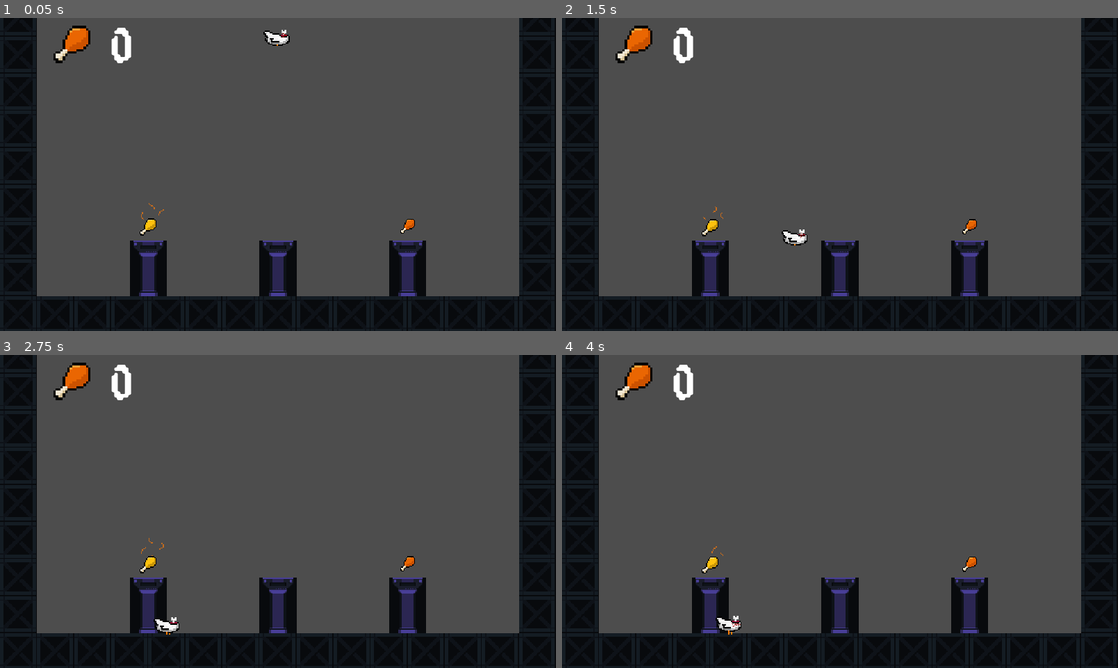
Above: before the commit, frames 1-4 (two rows, left to right).
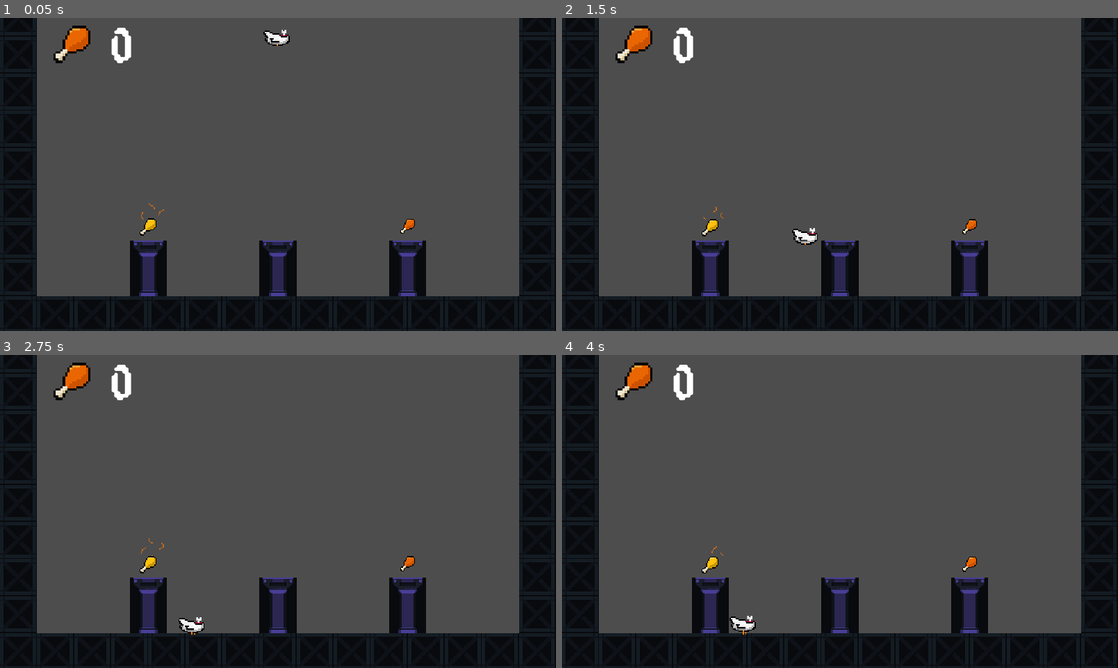
Above: after the commit, the same moments.

Repository: teo-clerk/CHICKHEAD
Game: Godot game, scene res://Scenes/mapa_prueba.tscn
The game is run twice, just before and just after one commit, with the same random seed, the same clock (stepped at 60 frames per second) and the same inputs.
Inputs (mouse positions are in pixels of both pictures, inside the frame that each line leads up to):
- Up to frame 1 (0.05 s): no input
- Up to frame 2 (1.5 s): move the mouse to (962, 158) at 0.52 s; press the mouse at (962, 158) at 0.53 s; move the mouse to (728, 190) at 1.27 s; release the mouse at (728, 190) at 1.28 s; click (728, 190) at 1.35 s
- Up to frame 3 (2.75 s): move the mouse to (333, 442) at 2.02 s; press the mouse at (333, 442) at 2.03 s
- Up to frame 4 (4 s): move the mouse to (812, 574) at 2.77 s; release the mouse at (812, 574) at 2.78 s; click (812, 574) at 2.85 s; move the mouse to (1006, 558) at 3.52 s; press the mouse at (1006, 558) at 3.53 s

The runs differ from the first frame. In frame 1, less than 0.1% of the frame differs, in the area x 50-52%, y 4-7%; in frame 2, 0.3%; in frame 3, 0.3%, in the area x 27-37%, y 83-90%; in frame 4, 0.2%.

Commit message:
mas friccion y menos sangre

Diff:
--- a/Scenes/jugador.tscn
+++ b/Scenes/jugador.tscn
@@ -337,8 +337,7 @@
 emission_shape_scale = Vector3(8, 5, 1)
 emission_shape = 1
 emission_sphere_radius = 1.0
-spread = 18.708
-initial_velocity_max = 123.6
+spread = 0.0
 angular_velocity_min = -720.0
 angular_velocity_max = -720.0
 gravity = Vector3(0, 98, 0)
@@ -370,7 +369,7 @@
 [node name="GPUParticles2D" type="GPUParticles2D" parent="."]
 modulate = Color(0.611765, 0, 0, 1)
 position = Vector2(10, 4)
-amount = 9000
+amount = 130
 process_material = SubResource("ParticleProcessMaterial_qx7wi")
 lifetime = 3.0
 collision_base_size = 35.91
--- a/Scripts/Jugador.gd
+++ b/Scripts/Jugador.gd
@@ -38,7 +38,7 @@
 		velocity = vpos
 		print(vpos)
 	if is_on_floor():
-		velocity.x = move_toward(velocity.x, 0, 25)
+		velocity.x = move_toward(velocity.x, 0, 40)
 
 	# Get the input direction and handle the movement/deceleration.
 	# As good practice, you should replace UI actions with custom gameplay actions.
Binary file removed: Resources/blood-drop-png-7.png
Not shown, removed: Resources/blood-drop-png-7.png.import
